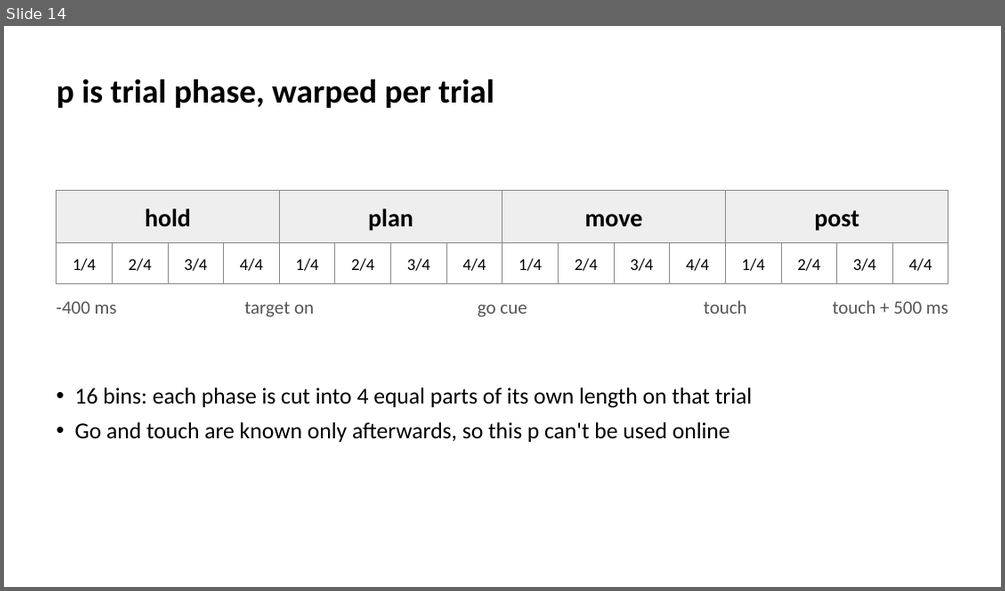
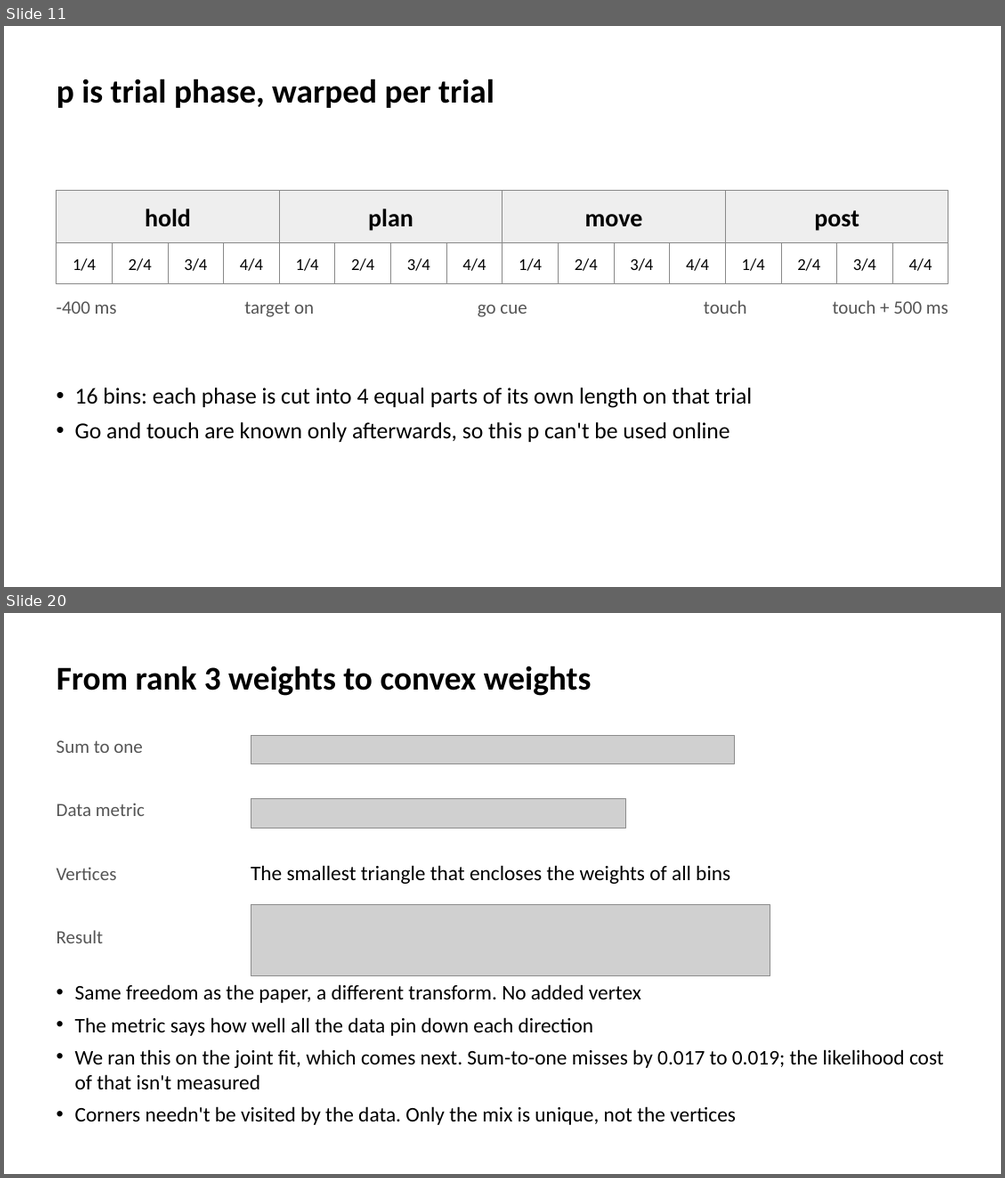
Before and after one commit to smartadi/tpgdar, a slide deck: TP-GDAR_IOS_Reach.pptx. Shown one above the other, each under a label of ours: slide 14 before the commit, slides 11 and 20 after it; the slides between them are not shown. The pictures are 1005x591 and 1005x1178 pixels, drawn with LibreOffice and Linux fonts; fonts in the diff are those of the drawing; grey boxes stand for pictures. Boxes give left, top, right and bottom in pixels: in the first picture for what was removed or moved away, otherwise in the second. Text is boxed around its words. In the diff, an @@ line names an element or a change of style, - is before the commit and + after.

```diff
--- a/TP-GDAR_IOS_Reach.pptx
+++ b/TP-GDAR_IOS_Reach.pptx
@@ slide 20 added at (4, 613, 1001, 1174), background #FFFFFF @@
@@ title added at (57, 666, 591, 696), 32 pt, text #000000, bold @@
+From rank 3 weights to convex weights
@@ text added at (57, 740, 143, 753), 18 pt, text #555555 @@
+Sum to one
@@ picture added at (251, 735, 734, 763) @@
@@ picture added at (251, 798, 625, 828) @@
@@ text added at (57, 803, 145, 816), 18 pt, text #555555 @@
+Data metric
@@ text added at (57, 867, 117, 880), 18 pt, text #555555 @@
+Vertices
@@ text added at (251, 865, 730, 884), 20 pt, text #000000 @@
+The smallest triangle that encloses the weights of all bins
@@ picture added at (251, 905, 769, 976) @@
@@ text added at (57, 930, 104, 943), 18 pt, text #555555 @@
+Result
@@ text added at (75, 984, 944, 1125), 20 pt, text #000000 @@
+• Same freedom as the paper, a different transform. No added vertex
+• The metric says how well all the data pin down each direction
+• We ran this on the joint fit, which comes next. Sum-to-one misses by 0.017 to 0.019; the likelihood cost of that isn't measured
+• Corners needn't be visited by the data. Only the mix is unique, not the vertices
@@ what was slide 14 is now slide 11 @@
```
Also in this commit, not shown: 13 slides changed, 16 other slides added, 7 slides removed, 6 other files.
